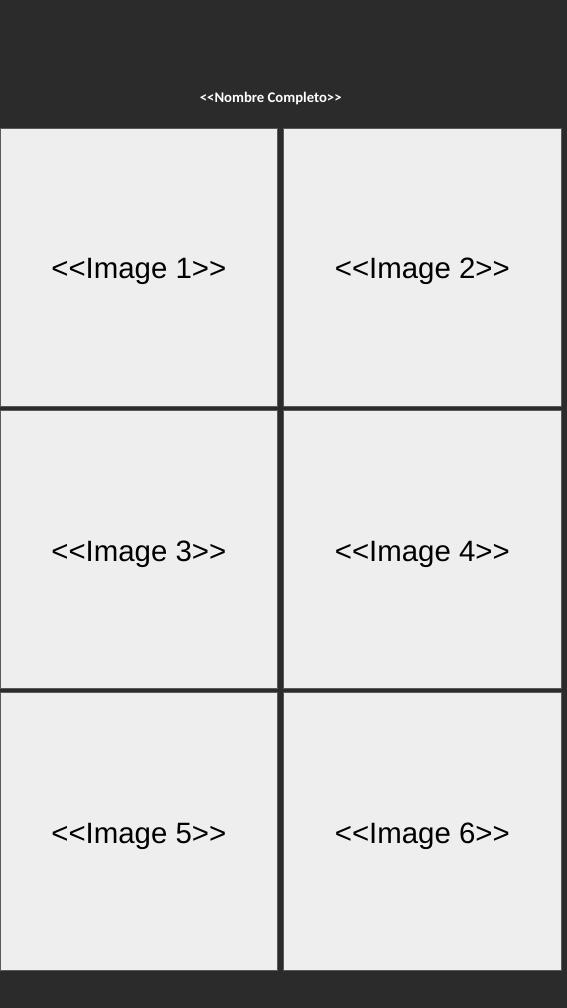
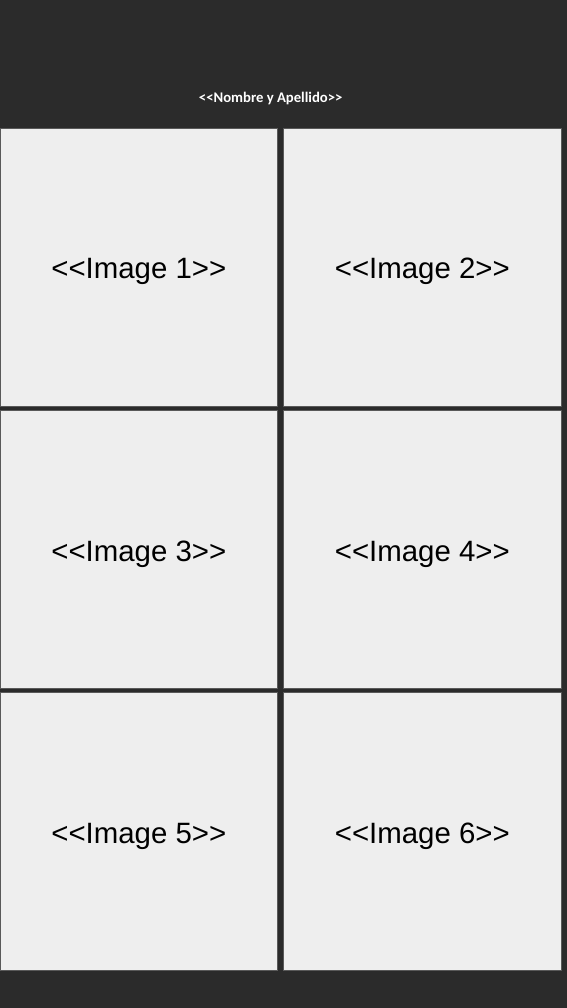
Before and after one commit to gero-educacion/reportgen, a slide deck: slide 2 of assets/template_lupita.pptx. Drawn at 567x1008 pixels with LibreOffice and Linux fonts; fonts in the diff are those of the drawing; background and template pictures are left out; a plain dark background stands for a picture behind light text. Boxes give left, top, right and bottom in pixels: in the first picture for what was removed or moved away, otherwise in the second. Text is boxed around its words. In the diff, an @@ line names an element or a change of style, - is before the commit and + after.

```diff
--- a/assets/template_lupita.pptx
+++ b/assets/template_lupita.pptx
@@ text at <box>199,91,342,105</box>: text changed @@
-<<Nombre Completo>>
+<<Nombre y Apellido>>
```
Also in this commit, not shown: 1 other slide changed, 6 other files.
